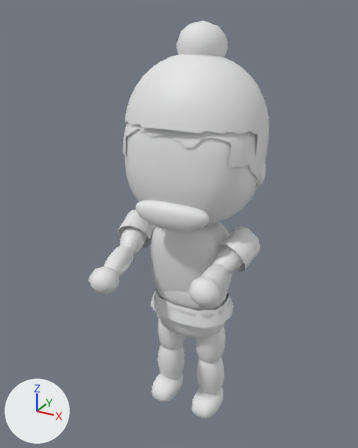
One commit to the glTF model models/look_m_beanie.glb: the scene before it, then after it.
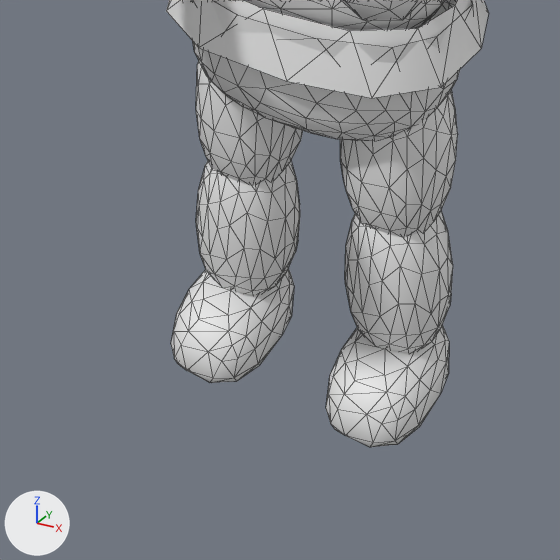
The first picture shows the older version from a 50 mm lens placed at (0.866, -1.693, 1.74), pointed at (-0.033, -0.057, 0.922). The close-ups show the older and then the newer version on the part from 30% to 70% of the width and 68% to 100% of the height of that picture. Only the edits that show in the close-ups are written down. Arrows for +X, +Y and +Z are at lower left; the lights stay in place. The close-ups show mesh edges as thin lines. Where no turn or scale is listed for an object, it has been applied to the vertices. Vertices at exactly the same position are counted once.

Names of what the first close-up shows: 'foot_L.leather.2', 'foot_R.leather.5', 'hand_L.human_skin.16', 'hips.denim.6', 'hips.leather.10', 'lower_leg_L.denim.1', 'lower_leg_R.denim.4', 'spine.olive.11', 'spine.olive.7', 'upper_leg_L.denim.0', 'upper_leg_R.denim.3'.
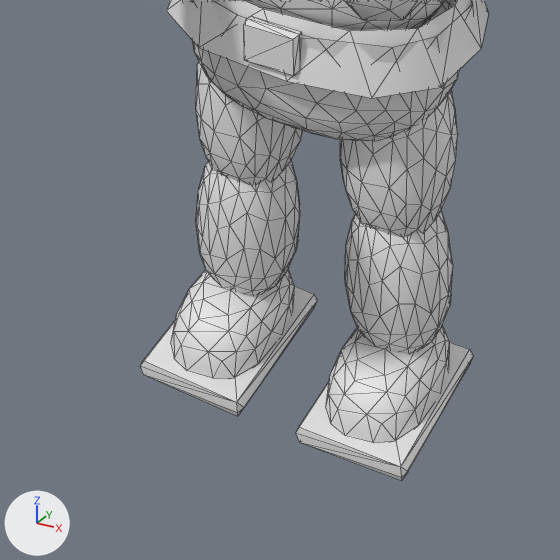
Where the change shows, as pixel boxes (x1, y1, x2, y2) in the close-ups (560 x 560 px; the box of a moved part takes in the faces that stretch with it):
'foot_L.leather.2', reshaped: before (326, 325, 449, 447); after (326, 325, 449, 443)
'foot_R.leather.5', reshaped: before (171, 268, 294, 383); after (171, 268, 294, 379)
'foot_L.dark.25', added: after (296, 342, 474, 481)
'foot_R.dark.26', added: after (140, 286, 317, 416)
'hips.metal.27', added: after (244, 16, 302, 76)
part 1 of me_part_031, moved or reshaped: (367, 392, 415, 440) in both
part 2 of me_part_034, moved or reshaped: (208, 331, 255, 377) in both

Edits to the bpy script that builds the scene:
```text
Add mat_metal:
    mat_metal = principled_material('metal')
    mat_metal.base_color = (0.8, 0.8, 0.8)  # white #e7e7e7
Change me_part_031:
    used by ob_foot_l_leather_2; location = (0.109, -0.043, 0.041)
    verts and faces of me_part_031; kept vertices keep their numbers, new ones are numbered from 92
    before: 16 (0.046, -0.043, 0.026) at pixel (405, 396), 44 (0.031, -0.074, 0.003) at pixel (381, 423), 46 (0.037, -0.06, 0.02) at pixel (391, 406), 47 (0.012, -0.077, 0.011) at pixel (366, 414), 49 (0.026, -0.053, 0.032) at pixel (386, 391)
    before: 55 (0.047, -0.068, -0.021) at pixel (395, 440), 58 (0.057, -0.038, 0.007) at pixel (415, 409), 59 (0.046, -0.062, 0.005) at pixel (397, 420)
    remove me_part_031.from_pydata(...)  # 92 vertices, 180 faces; spans x -0.063..0.064, y -0.085..0.102, z -0.052..0.053
    add me_part_031.from_pydata(...)  # 91 vertices, 178 faces; spans x -0.063..0.064, y -0.085..0.102, z -0.052..0.053
    me_part_031 part 1
    add delete_vertices([46, 59])  # with the faces that use them
    add verts[92] = (0.043, -0.061, 0.014)  # pixel (396, 413)
    add faces += [(47, 92, 49), (16, 92, 58), (44, 55, 92), (44, 92, 47), (16, 49, 92), (55, 58, 92)]
Change me_part_034:
    used by ob_foot_r_leather_5; location = (-0.109, -0.043, 0.041)
    verts and faces of me_part_034; kept vertices keep their numbers, new ones are numbered from 92
    before: 16 (0.048, -0.043, 0.022) at pixel (246, 336), 44 (0.031, -0.074, 0.001) at pixel (221, 361), 46 (0.038, -0.06, 0.018) at pixel (232, 345), 47 (0.013, -0.077, 0.01) at pixel (208, 351), 49 (0.029, -0.053, 0.03) at pixel (228, 330)
    before: 55 (0.045, -0.068, -0.024) at pixel (234, 377), 58 (0.058, -0.038, 0.003) at pixel (255, 348), 59 (0.046, -0.062, 0.001) at pixel (237, 358)
    remove me_part_034.from_pydata(...)  # 92 vertices, 180 faces; spans x -0.064..0.063, y -0.085..0.102, z -0.051..0.052
    add me_part_034.from_pydata(...)  # 91 vertices, 178 faces; spans x -0.064..0.063, y -0.085..0.102, z -0.051..0.052
    me_part_034 part 2
    add delete_vertices([46, 59])  # with the faces that use them
    add verts[92] = (0.044, -0.061, 0.011)  # pixel (236, 351)
    add faces += [(47, 92, 49), (16, 92, 58), (44, 55, 92), (44, 92, 47), (16, 49, 92), (55, 58, 92)]
Add me_part_061:
    me_part_061.from_pydata(...)  # 14 vertices, 24 faces; spans x -0.0344..0.0344, y -0.0092..0.0092, z -0.0281..0.0261
    me_part_061.materials.append(mat_metal)  # white #e7e7e7
Add me_part_060:
    me_part_060.from_pydata(...)  # 14 vertices, 24 faces; spans x -0.074..0.074, y -0.103..0.103, z -0.022..0.022
    me_part_060.materials.append(mat_dark)  # white #e7e7e7
Add me_part_059:
    me_part_059.from_pydata(...)  # 14 vertices, 24 faces; spans x -0.074..0.074, y -0.103..0.103, z -0.022..0.022
    me_part_059.materials.append(mat_dark)  # white #e7e7e7
Add ob_hips_metal_27:
    ob_hips_metal_27 = bpy.data.objects.new('hips.metal.27', me_part_061)
    ob_hips_metal_27.location = (0.0, -0.129, 0.535)
Add ob_foot_r_dark_26:
    ob_foot_r_dark_26 = bpy.data.objects.new('foot_R.dark.26', me_part_060)
    ob_foot_r_dark_26.location = (-0.11, -0.041, 0.011)
Add ob_foot_l_dark_25:
    ob_foot_l_dark_25 = bpy.data.objects.new('foot_L.dark.25', me_part_059)
    ob_foot_l_dark_25.location = (0.11, -0.041, 0.011)
```
